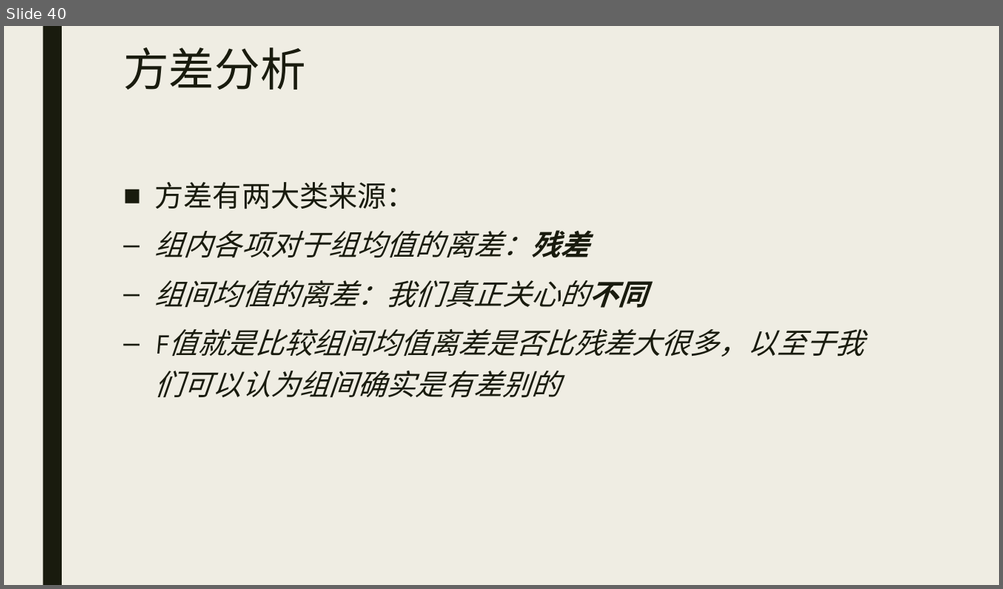
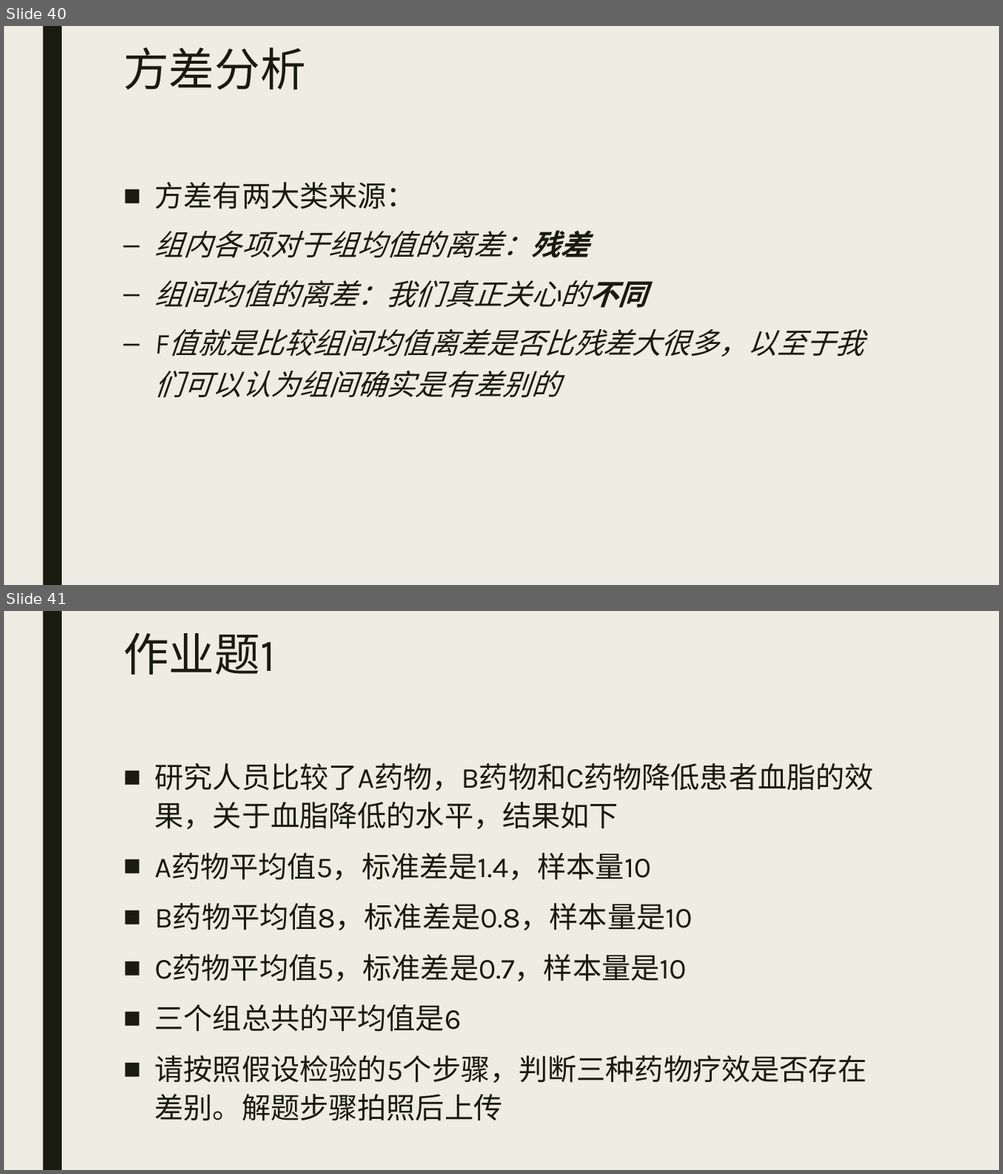
Before and after one commit to beneon/medstat, a slide deck: lect-5/anova.pptx. Shown one above the other, each under a label of ours: slide 40 before the commit, slides 40 and 41 after it. The pictures are 1003x589 and 1003x1174 pixels, drawn with LibreOffice and Linux fonts; fonts in the diff are those of the drawing. Boxes give left, top, right and bottom in pixels: in the first picture for what was removed or moved away, otherwise in the second. Text is boxed around its words. In the diff, an @@ line names an element or a change of style, - is before the commit and + after.

```diff
--- a/lect-5/anova.pptx
+++ b/lect-5/anova.pptx
@@ slide 41 added at (4, 611, 999, 1170), background #EFEDE3; not listed: 1 template element that a slide beside it also shows @@
@@ title added at (123, 632, 275, 675), 44 pt, text #191B0E @@
+作业题1
@@ text added at (155, 763, 874, 1121), 28 pt, text #191B0E @@
+■ 研究人员比较了A药物，B药物和C药物降低患者血脂的效果，关于血脂降低的水平，结果如下
+■ A药物平均值5，标准差是1.4，样本量10
+■ B药物平均值8，标准差是0.8，样本量是10
+■ C药物平均值5，标准差是0.7，样本量是10
+■ 三个组总共的平均值是6
+■ 请按照假设检验的5个步骤，判断三种药物疗效是否存在差别。解题步骤拍照后上传
```
Also in this commit, not shown: 2 slides changed, 20 other files.
